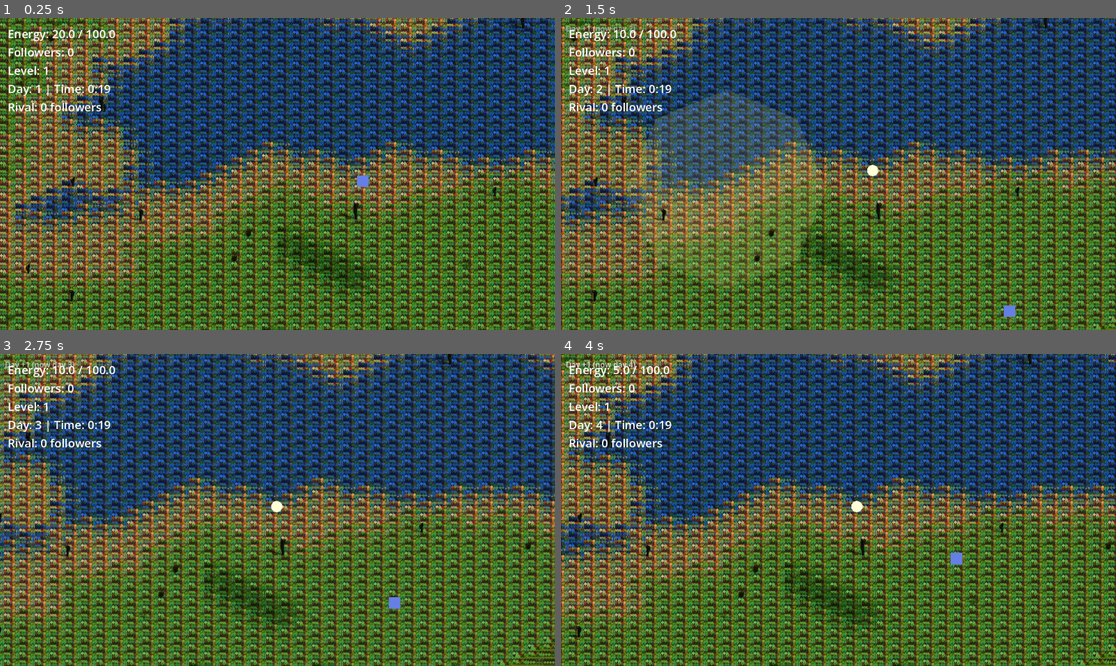
Above: before the commit, frames 1-4 (two rows, left to right).
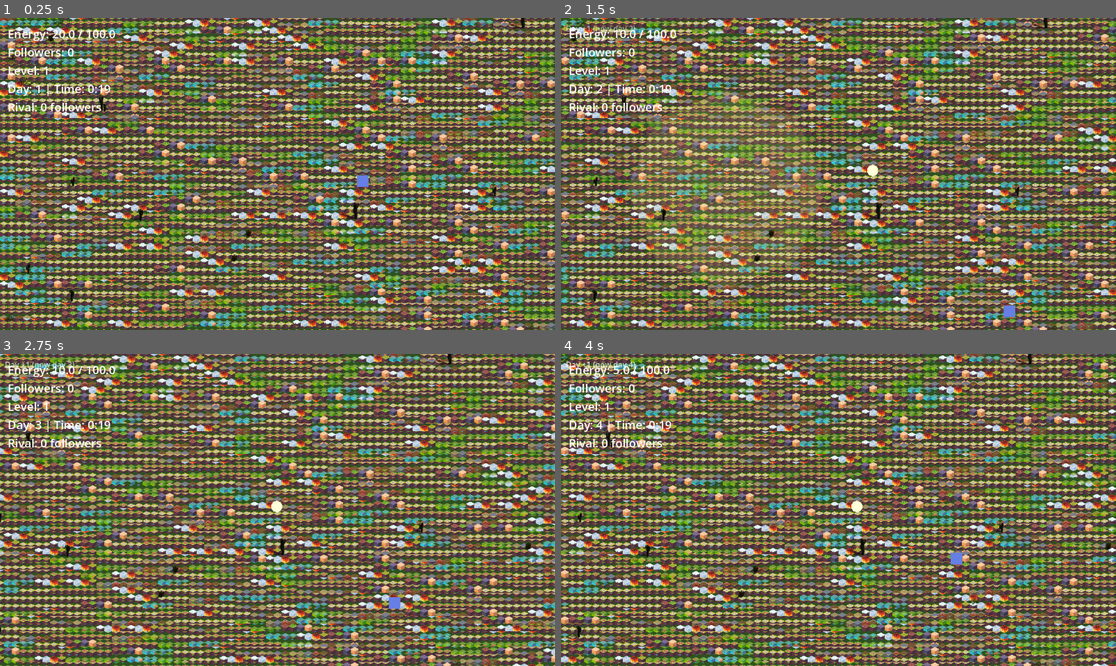
Above: after the commit, the same moments.

Repository: Rohan0603/divinus
Game: Godot game, scene res://scenes/Main.tscn
Two runs of this game, one before a commit and one after it. Both use one fixed random seed, a clock stepped at 60 frames per second and the inputs below.
Inputs (mouse positions are in pixels of both pictures, inside the frame that each line leads up to):
- Up to frame 1 (0.25 s): no input
- Up to frame 2 (1.5 s): tap Enter at 0.5 s; move the mouse to (960, 158) at 0.52 s; hold Right (ui_right) 0.53-1.25 s; tap T at 0.6 s; click (960, 158) at 0.67 s; drag from (727, 189) to (810, 236) at 1.27 s
- Up to frame 3 (2.75 s): move the mouse to (333, 441) at 2.02 s; hold Right (ui_right) from 2.03 s (still down); tap T at 2.1 s
- Up to frame 4 (4 s): release Right (ui_right) at 2.75 s; drag from (810, 572) to (672, 463) at 2.77 s; move the mouse to (1005, 556) at 3.52 s; hold Left (ui_left) from 3.53 s (still down); tap T at 3.6 s

The runs differ from the first frame. In frame 1, 95% of the frame differs, in the area x 0-100%, y 0-100%; in frame 2, 95%; in frame 3, 95%; in frame 4, 95%.

Commit message:
feat: replace tinting system with per-biome tile spritesheets

Diff:
--- a/game/scripts/world_renderer.gd
+++ b/game/scripts/world_renderer.gd
@@ -1,41 +1,34 @@
 # game/scripts/world_renderer.gd
 class_name WorldRenderer
 
-const _TINTS := {
-	WorldGenerator.Biome.WATER:    Color(0.20, 0.45, 0.85),
-	WorldGenerator.Biome.SAND:     Color(0.87, 0.78, 0.52),
-	WorldGenerator.Biome.PLAINS:   Color(0.52, 0.78, 0.32),
-	WorldGenerator.Biome.FOREST:   Color(0.28, 0.55, 0.18),
-	WorldGenerator.Biome.MOUNTAIN: Color(0.65, 0.65, 0.65),
+const _TILE_PATHS: Dictionary = {
+	WorldGenerator.Biome.WATER:    "res://assets/tiles/tiles_water.png",
+	WorldGenerator.Biome.SAND:     "res://assets/tiles/tiles_sand.png",
+	WorldGenerator.Biome.PLAINS:   "res://assets/tiles/tiles_plains.png",
+	WorldGenerator.Biome.FOREST:   "res://assets/tiles/tiles_forest.png",
+	WorldGenerator.Biome.MOUNTAIN: "res://assets/tiles/tiles_mountain.png",
 }
-const _BASE_TEXTURE := "res://assets/tiles/isometric_medieval_fantasy_tiles.png"
 
 func build_tileset() -> TileSet:
 	var ts := TileSet.new()
-	ts.tile_size        = Vector2i(64, 32)
-	ts.tile_shape       = TileSet.TILE_SHAPE_ISOMETRIC
-	ts.tile_layout      = TileSet.TILE_LAYOUT_DIAMOND_DOWN
+	ts.tile_shape = TileSet.TILE_SHAPE_ISOMETRIC
+	ts.tile_layout = TileSet.TILE_LAYOUT_DIAMOND_DOWN
 	ts.tile_offset_axis = TileSet.TILE_OFFSET_AXIS_HORIZONTAL
-
-	for biome in _TINTS.keys():
-		var source = _make_source(_BASE_TEXTURE, _TINTS[biome])
-		ts.add_source(source, biome * 10)
-
+	ts.tile_size = Vector2i(64, 32)
+	for biome in _TILE_PATHS:
+		var src := _make_source(_TILE_PATHS[biome])
+		ts.add_source(src, biome * 10)
 	return ts
 
-func _make_source(path: String, tint: Color) -> TileSetAtlasSource:
-	var img: Image = (load(path) as Texture2D).get_image()
-	img.resize(64, 128, Image.INTERPOLATE_BILINEAR)
-	img.convert(Image.FORMAT_RGBA8)
-	for x in range(img.get_width()):
-		for y in range(img.get_height()):
-			var p := img.get_pixel(x, y)
-			if p.a > 0.0:
-				img.set_pixel(x, y, Color(p.r * tint.r, p.g * tint.g, p.b * tint.b, p.a))
+func _make_source(path: String) -> TileSetAtlasSource:
+	var fallback := "res://assets/tiles/isometric_medieval_fantasy_tiles.png"
+	var tex: Texture2D = load(path) if ResourceLoader.exists(path) else load(fallback)
 	var src := TileSetAtlasSource.new()
-	src.texture             = ImageTexture.create_from_image(img)
-	src.texture_region_size = Vector2i(64, 128)
-	src.create_tile(Vector2i(0, 0))
+	src.texture = tex
+	src.texture_region_size = Vector2i(64, 32)
+	for r in range(5):
+		for c in range(2):
+			src.create_tile(Vector2i(c, r))
 	return src
 
 func render(tilemap: TileMap, generator: WorldGenerator) -> void:
@@ -46,4 +39,7 @@
 	for col in range(WorldGenerator.WIDTH):
 		for row in range(WorldGenerator.HEIGHT):
 			var biome := generator.get_biome(col, row)
-			tilemap.set_cell(0, Vector2i(col, row), biome * 10, Vector2i(0, 0))
+			# Randomly pick a tile variant from the spritesheet (2 cols × 5 rows)
+			var tile_x := randi() % 2
+			var tile_y := randi() % 5
+			tilemap.set_cell(0, Vector2i(col, row), biome * 10, Vector2i(tile_x, tile_y))
Binary file added: game/assets/tiles/tiles_forest.png
Binary file added: game/assets/tiles/tiles_mountain.png
Binary file added: game/assets/tiles/tiles_plains.png
Binary file added: game/assets/tiles/tiles_sand.png
Binary file added: game/assets/tiles/tiles_water.png
